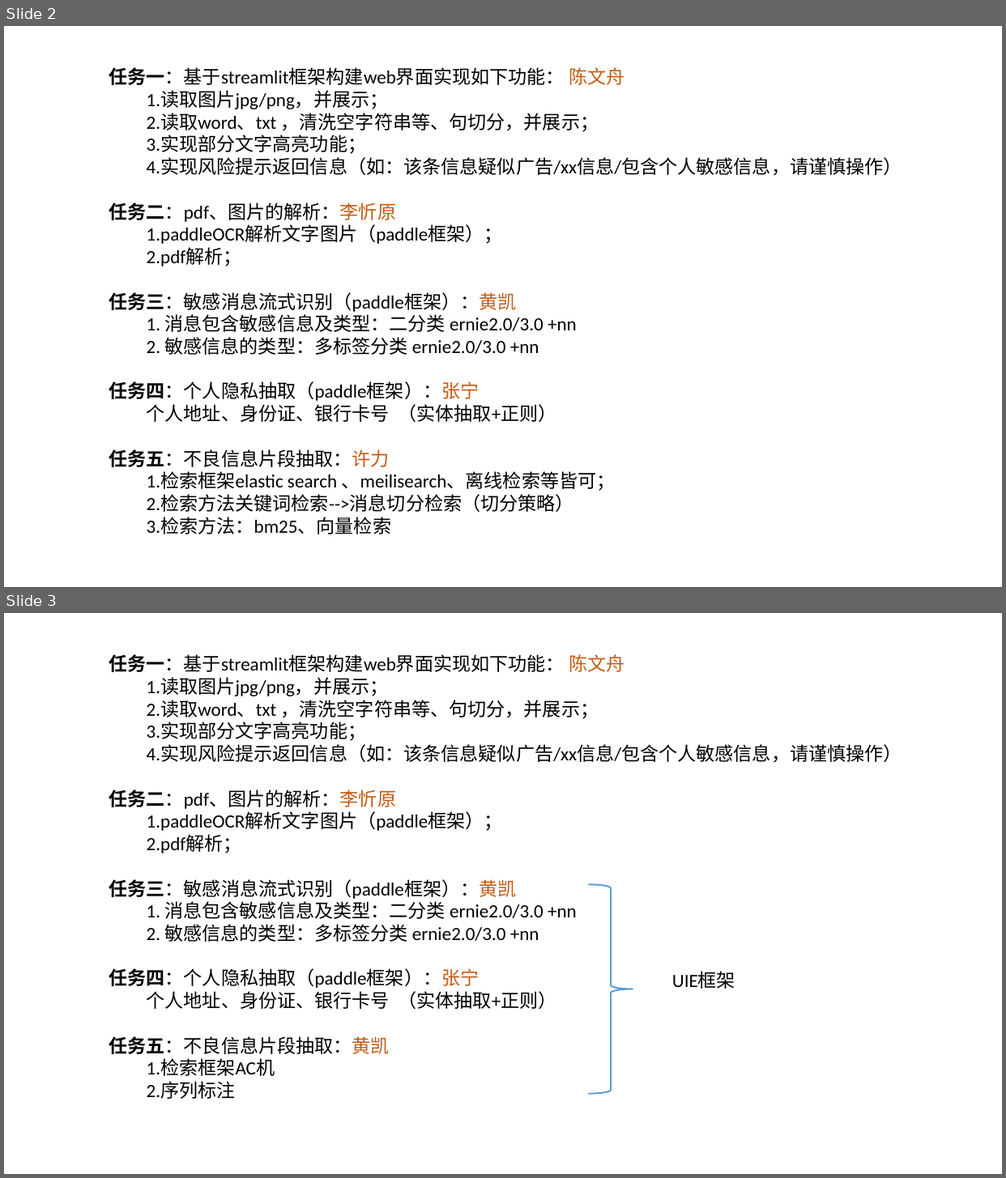
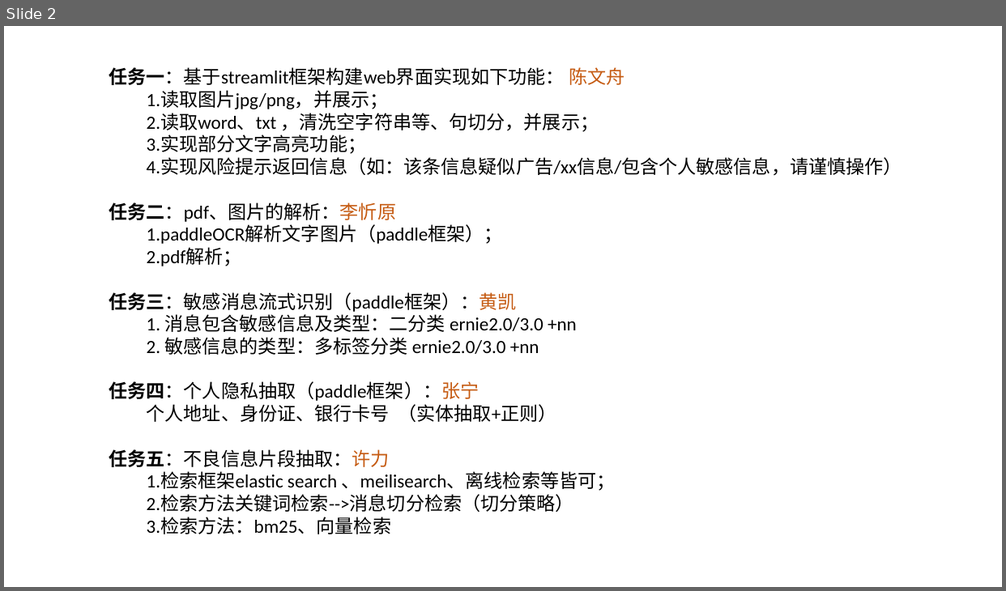
Before and after one commit to KATEhuang920909/qiji_compet, a slide deck: 流程图.pptx. Shown one above the other, each under a label of ours: slides 2 and 3 before the commit, slide 2 after it. The pictures are 1006x1178 and 1006x591 pixels, drawn with LibreOffice and Linux fonts; fonts in the diff are those of the drawing. Boxes give left, top, right and bottom in pixels: in the first picture for what was removed or moved away, otherwise in the second. Text is boxed around its words. In the diff, an @@ line names an element or a change of style, - is before the commit and + after.

Commit message:
知识库清洗

```diff
--- a/流程图.pptx
+++ b/流程图.pptx
@@ slide 3 removed at <box>4,613,1002,1174</box>, background #FFFFFF @@
@@ text removed at <box>108,654,902,1099</box> @@
-任务一：基于streamlit框架构建web界面实现如下功能： 陈文舟
-1.读取图片jpg/png，并展示；
-2.读取word、txt ，清洗空字符串等、句切分，并展示；
-3.实现部分文字高亮功能；
-4.实现风险提示返回信息（如：该条信息疑似广告/xx信息/包含个人敏感信息，请谨慎操作）
-任务二：pdf、图片的解析：李忻原
-1.paddleOCR解析文字图片（paddle框架）；
-2.pdf解析；
-任务三：敏感消息流式识别（paddle框架）：黄凯
-1. 消息包含敏感信息及类型：二分类 ernie2.0/3.0 +nn
-2. 敏感信息的类型：多标签分类 ernie2.0/3.0 +nn
-任务四：个人隐私抽取（paddle框架）：张宁
-个人地址、身份证、银行卡号 （实体抽取+正则）
-任务五：不良信息片段抽取：黄凯
-1.检索框架AC机
-2.序列标注
@@ right brace removed at <box>589,884,633,1094</box> @@
@@ text removed at <box>672,972,735,989</box> @@
-UIE框架
```
Also in this commit, not shown: 2 slides changed, 3 slides added, 9 other files.
